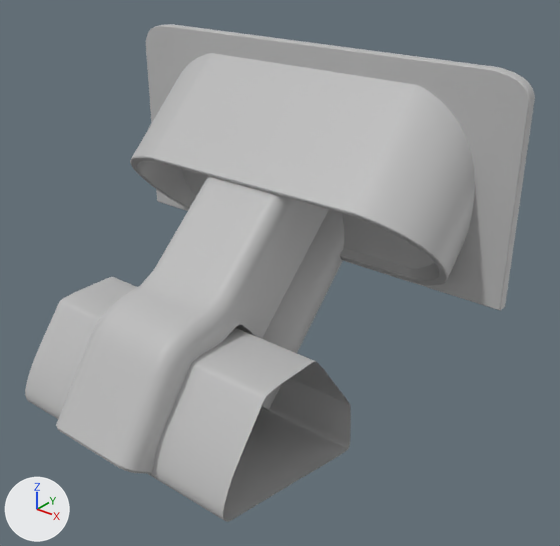
What one commit did to the FBX model Static Meshes/Hydraulics/Turbines/SM_Turbine_Wall_Attach.fbx.
Before and after are seen from a camera (50 mm lens) standing at (0.941, -0.717, 1.325) and looking at (0.068, 0.374, 0.649). Every picture has the same lights, and +X, +Y and +Z are marked at lower left. Objects named as collision shapes, trigger or cutter boxes, shadow casters or lower levels of detail are left out. Where no turn or scale is listed for an object, it has been applied to the vertices. Vertices at the same position are counted once.

In view in the first picture: 'Link'.
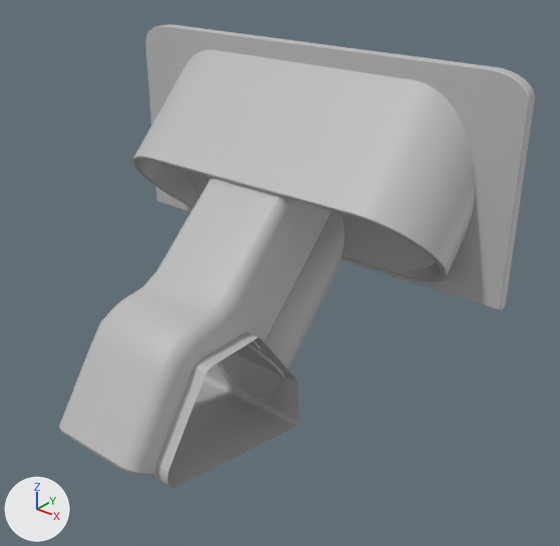
Where the change shows, as pixel boxes (x1, y1, x2, y2) in the pictures (560 x 546 px; the box of a moved part takes in the faces that stretch with it):
'Link', reshaped (7% narrower, 7% shorter)
    before: (25, 24, 535, 522)
    after: (59, 24, 535, 488)
part 1 of me_mesh, rebuilt
    before: (56, 176, 329, 473)
    after: (59, 177, 332, 475)
part 2 of me_mesh, rebuilt
    before: (25, 277, 351, 522)
    after: (98, 319, 299, 488)
part 3 of me_mesh, moved or reshaped
    before: (130, 24, 535, 309)
    after: (133, 24, 535, 310)
part 4 of me_mesh, moved or reshaped
    before: (261, 210, 344, 410)
    after: (217, 211, 344, 401)

The change in detail:
me_mesh is used by ob_link; location (0.0, 0.0, 0.0).
me_mesh had 902 vertices, 1626 faces and spanned x -0.464..0.464, y -0.073..0.769, z 0.326..1.065.
me_mesh now has 916 vertices, 787 faces and spans x -0.464..0.464, y -0.073..0.769, z 0.326..1.064.
me_mesh part 1: the loose piece of 260 vertices spanning x -0.116..0.1, y -0.073..0.507, z 0.42..0.872 is rebuilt with 311 vertices and now spans x -0.108..0.108, y -0.073..0.547, z 0.416..1.005.
me_mesh part 2: the loose piece of 128 vertices spanning x -0.272..0.266, y -0.021..0.352, z 0.326..0.596 is rebuilt with 56 vertices and now spans x -0.143..0.137, y -0.021..0.352, z 0.326..0.594.
me_mesh part 3: 394 vertices removed from x -0.463..0.464, y 0.344..0.739, z 0.632..1.065; 459 vertices added at x -0.463..0.463, y 0.343..0.56, z 0.627..1.064.
me_mesh part 4: 38 vertices removed from x -0.11..0.11, y 0.187..0.692, z 0.329..0.827; 40 vertices added at x -0.11..0.11, y 0.253..0.769, z 0.333..0.906.
